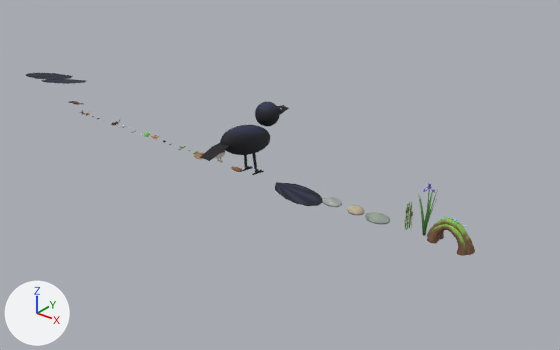
The Blender file blender/creatures_kit.blend: old version first, new version second.
The view is the same before and after, from a 50 mm lens placed at (115.0, -84.0, 53.6), pointed at (46.6, 1.4, 0.6). The lights are fixed; the arrows at lower left show +X, +Y and +Z. The older version comes first.

Script lines for the objects in view, before the commit:
```python
ob_crow_body = bpy.data.objects.new('Crow_Body', me_crow_body)
ob_crow_body.location = (41.3, 0.0, 0.0)
ob_crow_wing = bpy.data.objects.new('Crow_Wing', me_crow_wing)
ob_crow_wing.location = (47.0, 0.0, 0.0)
ob_frog = bpy.data.objects.new('Frog', me_frog)
ob_frog.location = (17.7, 0.0, 0.0)
ob_horsetail = bpy.data.objects.new('Horsetail', me_horsetail)
ob_horsetail.location = (70.2, 0.0, 0.0)
ob_riverstone_b = bpy.data.objects.new('RiverStone_B', me_riverstone_b)
ob_riverstone_b.location = (61.8, 0.0, 0.0)
ob_riverstone_c = bpy.data.objects.new('RiverStone_C', me_riverstone_c)
ob_riverstone_c.location = (65.4, 0.0, 0.0)
ob_rootarch = bpy.data.objects.new('RootArch', me_rootarch)
ob_rootarch.location = (76.8, 0.0, 0.0)
ob_sparrow_body = bpy.data.objects.new('Sparrow_Body', me_sparrow_body)
ob_sparrow_body.location = (34.9, 0.0, 0.0)
ob_sparrow_wing = bpy.data.objects.new('Sparrow_Wing', me_sparrow_wing)
ob_sparrow_wing.location = (37.8, 0.0, 0.0)
```
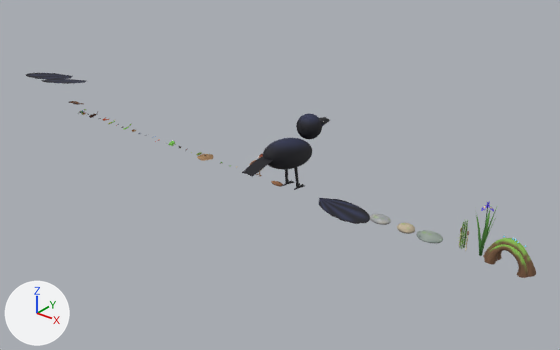
Where the change shows, as pixel boxes (x1, y1, x2, y2) in the pictures (560 x 350 px):
'Crow_Body', moved: before (200, 102, 289, 175); after (242, 113, 330, 190)
'RootArch', moved: before (427, 216, 475, 256); after (483, 236, 536, 278)
'Crow_Wing', moved: before (275, 182, 323, 206); after (319, 198, 370, 224)
'Iris', moved: before (418, 183, 439, 236); after (476, 201, 498, 256)
'RiverStone_C', moved: before (365, 212, 390, 224); after (417, 230, 443, 243)
'Horsetail', moved: before (404, 201, 413, 231); after (459, 219, 469, 251)
'RiverStone_B', moved: before (347, 205, 365, 215); after (397, 223, 415, 234)
'Sparrow_Wing', moved: before (231, 167, 243, 172); after (271, 181, 283, 187)
'Sparrow_Body', moved: before (214, 150, 225, 163); after (249, 154, 263, 176)
'Frog', moved: before (143, 132, 150, 137); after (168, 140, 176, 146)

The change, as a diff of the scene's bpy script:
```diff
--- a/blender/creatures_kit.blend.py
+++ b/blender/creatures_kit.blend.py
@@ ob_frog @@
 ob_frog = bpy.data.objects.new('Frog', me_frog)
-ob_frog.location = (17.7, 0.0, 0.0)
+ob_frog.location = (24.0, 0.0, 0.0)
@@ ob_sparrow_body @@
 ob_sparrow_body = bpy.data.objects.new('Sparrow_Body', me_sparrow_body)
-ob_sparrow_body.location = (34.9, 0.0, 0.0)
+ob_sparrow_body.location = (43.2, 0.0, 0.0)
@@ ob_sparrow_wing @@
 ob_sparrow_wing = bpy.data.objects.new('Sparrow_Wing', me_sparrow_wing)
-ob_sparrow_wing.location = (37.8, 0.0, 0.0)
+ob_sparrow_wing.location = (46.1, 0.0, 0.0)
@@ ob_crow_body @@
 ob_crow_body = bpy.data.objects.new('Crow_Body', me_crow_body)
-ob_crow_body.location = (41.3, 0.0, 0.0)
+ob_crow_body.location = (49.6, 0.0, 0.0)
@@ ob_crow_wing @@
 ob_crow_wing = bpy.data.objects.new('Crow_Wing', me_crow_wing)
-ob_crow_wing.location = (47.0, 0.0, 0.0)
+ob_crow_wing.location = (55.3, 0.0, 0.0)
@@ ob_riverstone_b @@
 ob_riverstone_b = bpy.data.objects.new('RiverStone_B', me_riverstone_b)
-ob_riverstone_b.location = (61.8, 0.0, 0.0)
+ob_riverstone_b.location = (70.1, 0.0, 0.0)
@@ ob_riverstone_c @@
 ob_riverstone_c = bpy.data.objects.new('RiverStone_C', me_riverstone_c)
-ob_riverstone_c.location = (65.4, 0.0, 0.0)
+ob_riverstone_c.location = (73.8, 0.0, 0.0)
@@ ob_horsetail @@
 ob_horsetail = bpy.data.objects.new('Horsetail', me_horsetail)
-ob_horsetail.location = (70.2, 0.0, 0.0)
+ob_horsetail.location = (78.5, 0.0, 0.0)
@@ ob_iris @@
 ob_iris = bpy.data.objects.new('Iris', me_iris)
-ob_iris.location = (72.9, 0.0, 0.0)
+ob_iris.location = (81.2, 0.0, 0.0)
@@ ob_rootarch @@
 ob_rootarch = bpy.data.objects.new('RootArch', me_rootarch)
-ob_rootarch.location = (76.8, 0.0, 0.0)
+ob_rootarch.location = (85.1, 0.0, 0.0)
```
